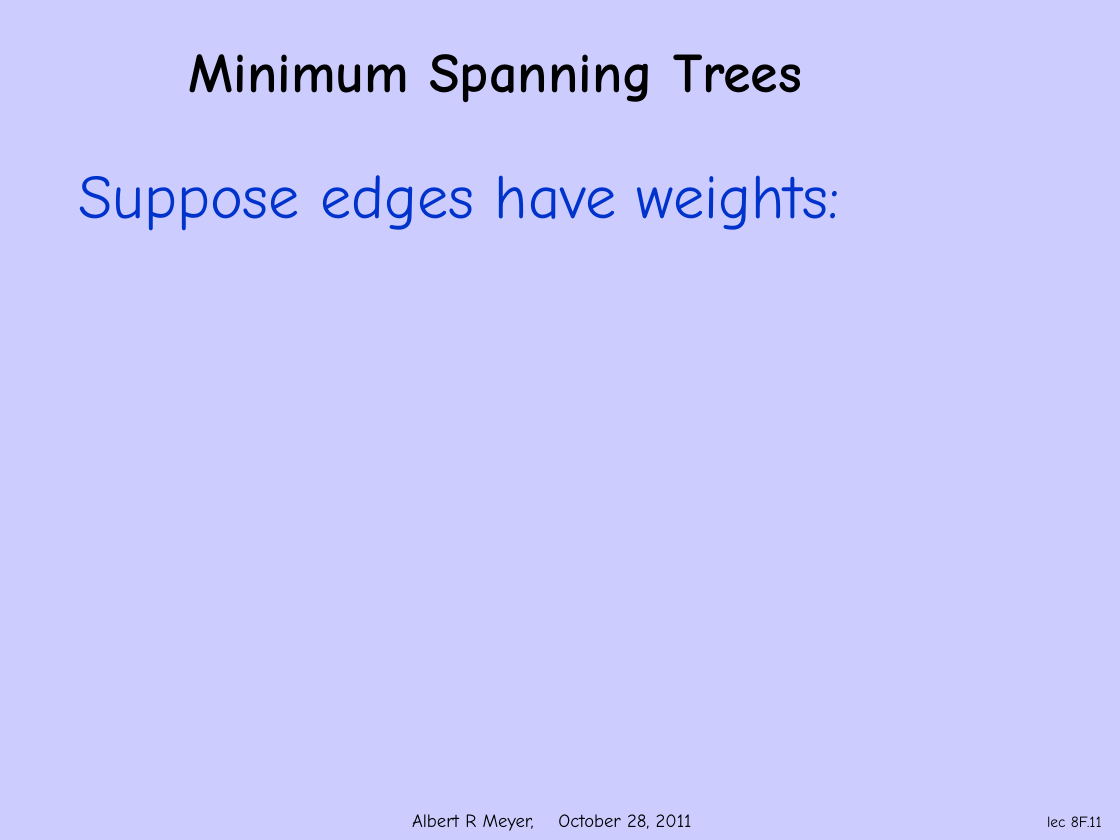
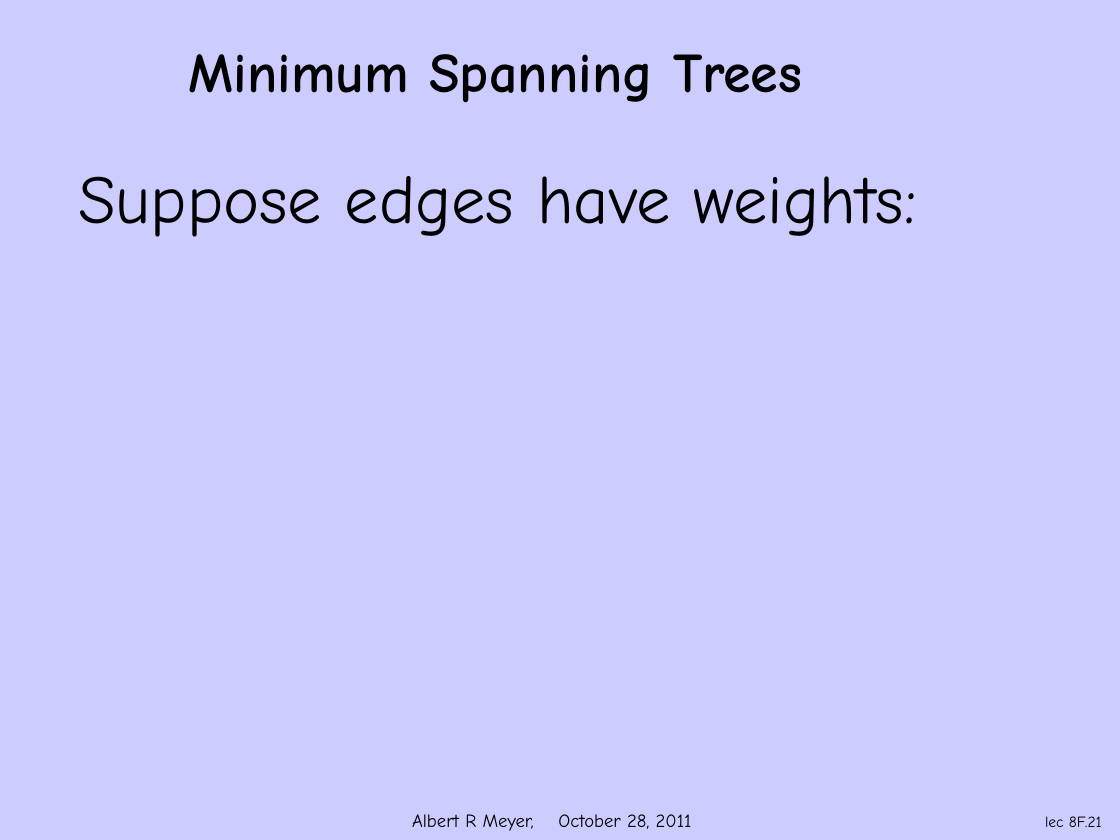
Before and after one commit to armeyer/mcs_web, a slide deck: slide 21 of fall11/slidesF11/slides9m.pptx (slide 11 before the commit). Drawn at 1120x840 pixels with LibreOffice and Linux fonts; fonts in the diff are those of the drawing; background and template pictures are left out. Boxes give left, top, right and bottom in pixels: in the first picture for what was removed or moved away, otherwise in the second. Text is boxed around its words. In the diff, an @@ line names an element or a change of style, - is before the commit and + after.

```diff
--- a/fall11/slidesF11/slides9m.pptx
+++ b/fall11/slidesF11/slides9m.pptx
@@ text "Suppose edges have weights:" at [78,176,917,237]: size 40 to 44 pt, text colour #0033CC to #000000 @@
@@ page number at [1045,816,1102,827]: text changed @@
-lec 8F.11
+lec 8F.21
```
Also in this commit, not shown: 7 other slides changed, 10 slides added, 10 other files.
